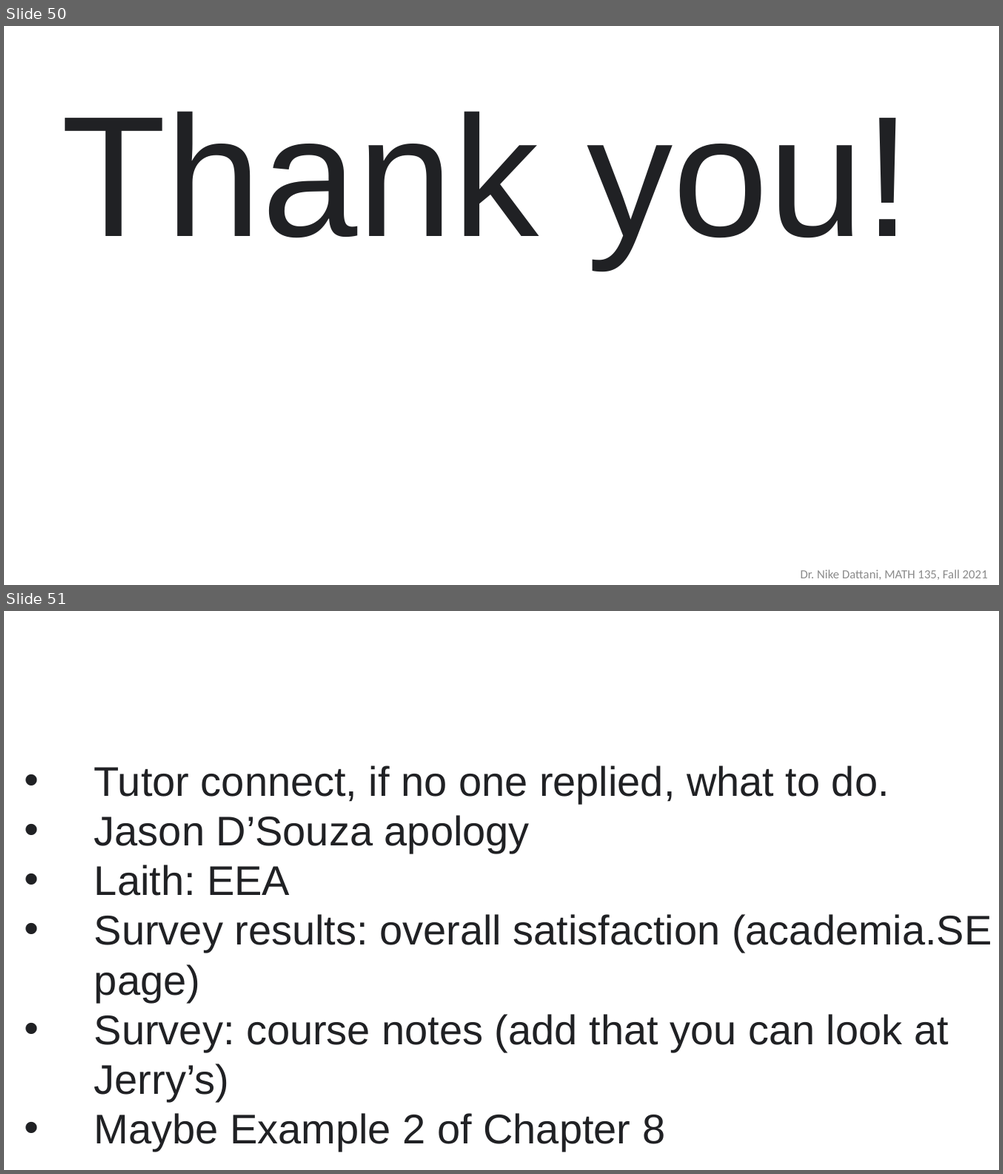
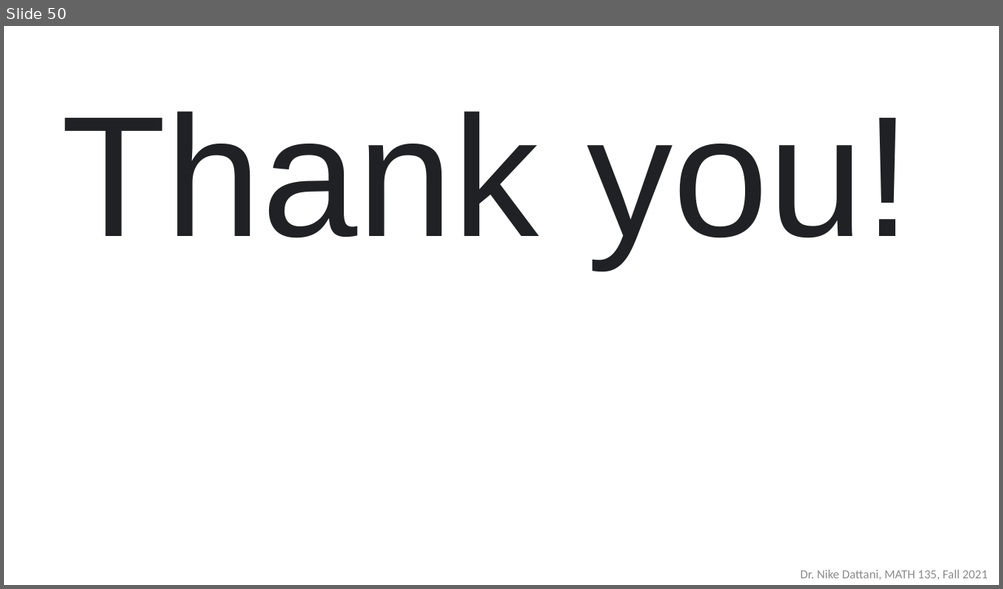
Before and after one commit to ndattani/Lecture_Notes, a slide deck: University_of_Waterloo/Fall_2021/MATH135/UW_Fall2021_MATH135_Lecture25.pptx. Shown one above the other, each under a label of ours: slides 50 and 51 before the commit, slide 50 after it. The pictures are 1003x1174 and 1003x589 pixels, drawn with LibreOffice and Linux fonts; fonts in the diff are those of the drawing. Boxes give left, top, right and bottom in pixels: in the first picture for what was removed or moved away, otherwise in the second. Text is boxed around its words. In the diff, an @@ line names an element or a change of style, - is before the commit and + after.

Commit message:
The following:
- Updated Lecture 25 (removed last two slides which were just supposed to be reminders about what to do in the next lectures)
- added PDF of Lecture 25

```diff
--- a/University_of_Waterloo/Fall_2021/MATH135/UW_Fall2021_MATH135_Lecture25.pptx
+++ b/University_of_Waterloo/Fall_2021/MATH135/UW_Fall2021_MATH135_Lecture25.pptx
@@ slide 51 removed at (4, 611, 999, 1170), background #FFFFFF @@
@@ text removed at (94, 766, 991, 1151) @@
-• Tutor connect, if no one replied, what to do.
-• Jason D’Souza apology
-• Laith: EEA
-• Survey results: overall satisfaction (academia.SE page)
-• Survey: course notes (add that you can look at Jerry’s)
-• Maybe Example 2 of Chapter 8
```
Also in this commit, not shown: 1 other slide removed, 1 other file.
